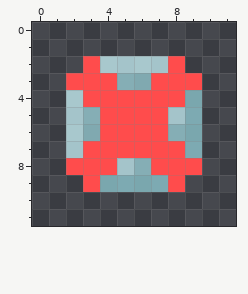
A pixel-art sprite gets an edit: Textures/thumbnail_glassnot.png. That is the earlier state.
The file is 24x24 pixels, drawn in blocks of 2x2; one block is one cell here.
And afterwards:
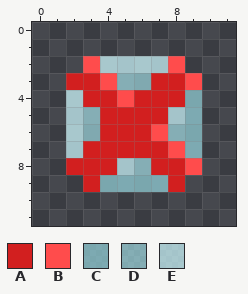
Palette (. is transparent): A #d21f1f  B #ff4c4c  C #93d1d9b7  D #b3f7ff94  E #cefaffb7
Change:
{"y":3,"x":2,"old":"BB","new":"AA"}
{"y":3,"x":7,"old":"BB","new":"AA"}
{"y":4,"x":3,"old":"BB","new":"AA"}
{"y":4,"x":6,"old":"BBB","new":"AAA"}
{"y":5,"x":4,"old":"BBBB","new":"AAAA"}
{"y":6,"x":4,"old":"BBB","new":"AAA"}
{"y":7,"x":3,"old":"BBBBB","new":"AAAAA"}
{"y":8,"x":2,"old":"BBB","new":"AAA"}
{"y":8,"x":7,"old":"BB","new":"AA"}
{"y":9,"x":3,"old":"B","new":"A"}
{"y":9,"x":8,"old":"B","new":"A"}
{"label":"changed","picture_box":[66,73,185,192]}
